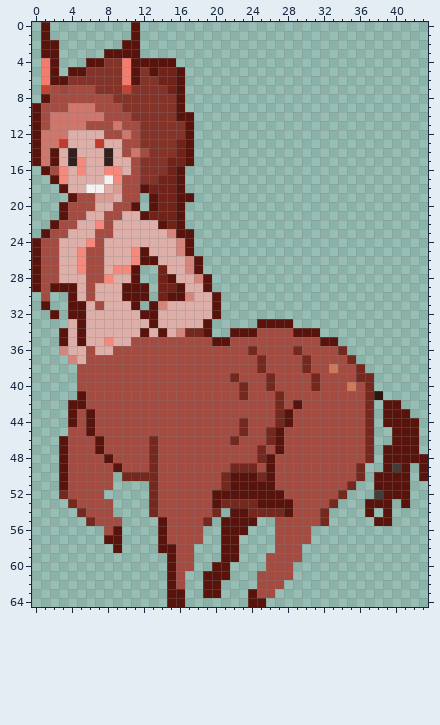
File history of a sprite sheet, res/sprites/edryn_preg.png. Above, as it was before the edit.
The file is 44x65 pixels.
Now the later version:
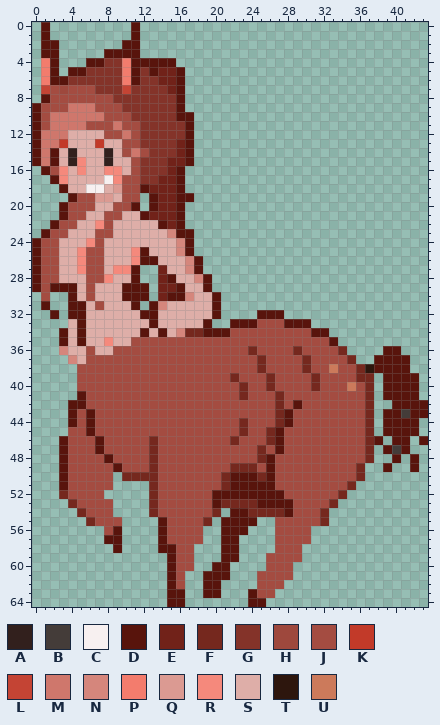
Palette (. is transparent): A #32201d  B #443c39  C #f7f0f0  D #58140c  E #712219  F #75281e  G #843329  H #9e483d  J #a44c41  K #c23a29  L #c44434  M #cf776c  N #d5867c  P #f37c6d  Q #db9a92  R #f5897c  S #deaea8  T #2d160d  U #cc7a5b
From old to new:
Changed rows in their new state; - is an unchanged pixel.
first column x 20:
32 -----DDD----------------
33 --DDDJJJ-DD-------------
34 DDJJJ----JJ-D-----------
35 JJ----------J-----------
36 -------------------DD---
37 ------------------DDDD--
38 -----------------TDDDD--
39 -------------------DDDD-
40 -------------------DDDD-
41 ------------------.DDDD-
42 -------------------.-DDD
43 ---------------------BDD
45 -------------------D----
46 ------------------D---.D
47 --------------------B-.-
48 -------------------.-.-.
49 --------------------..D.
50 ------------------....-.
51 ------------------....--
52 ------------------....--
53 -----------------...-.--
54 -----------------.-.----
55 ------------------..----
